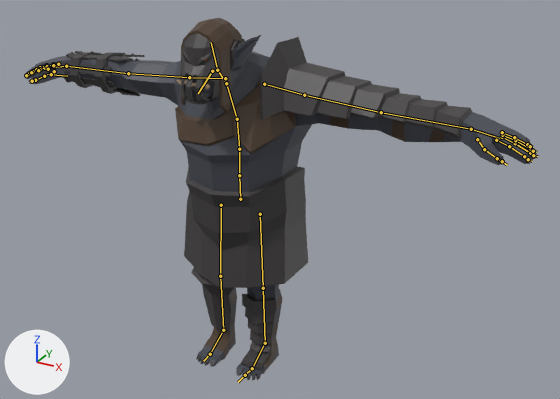
An edit to the FBX model Assets/polyperfect/Low Poly Animated Fantasy Creatures/Meshes/Orcs/SKM_Orc_Warrior.fbx, drawn before and after from the same camera.
Both versions are drawn from a 50 mm lens placed at (2.46, -3.97, 3.21), pointed at (0.21, 0.12, 1.16). The axes (+X, +Y, +Z) are drawn at lower left. The lights are the same throughout. The older version comes first. The bones that change, and the others that lie on the model, are drawn over the model as lines.

Names of what the first picture shows: 'SK_Orc_Warrior'.
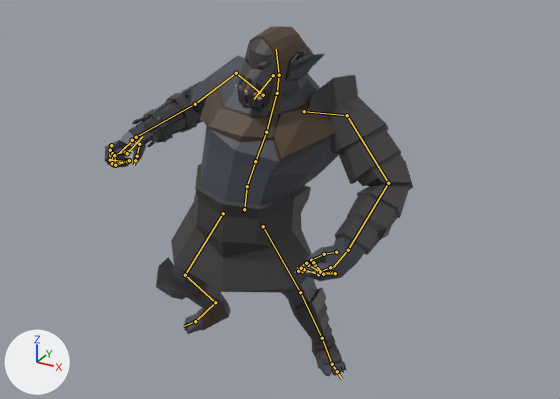
The newer file adds an action. The first version stands in its rest pose; the second is drawn at frame 4 of the action 'orc_warrior_hit'.

Where the change shows, as pixel boxes [x1, y1, x2, y2] in the pictures (560 x 399 px):
'SK_Orc_Warrior', posed (39% narrower): before [26, 18, 535, 381]; after [105, 26, 413, 376]
bone 'Hips', root to tip: before (240, 199) to (239, 175); after (244, 209) to (247, 186)
bone 'Spine', root to tip: before (239, 175) to (239, 149); after (247, 186) to (255, 161)
bone 'Spine1', root to tip: before (239, 149) to (237, 119); after (255, 161) to (266, 132)
bone 'Spine2', root to tip: before (237, 119) to (226, 83); after (266, 132) to (277, 92)
bone 'Neck', root to tip: before (226, 83) to (217, 70); after (277, 93) to (279, 75)
bone 'Head', root to tip: before (217, 70) to (211, 42); after (279, 75) to (276, 49)
bone 'jaw', root to tip: before (212, 71) to (198, 93); after (273, 75) to (254, 99)
bone 'LeftShoulder', root to tip: before (264, 84) to (304, 95); after (304, 111) to (347, 115)
bone 'LeftArm', root to tip: before (304, 95) to (381, 112); after (347, 115) to (388, 183)
bone 'LeftForeArm', root to tip: before (381, 112) to (471, 129); after (388, 183) to (348, 250)
bone 'LeftHand', root to tip: before (471, 129) to (499, 138); after (348, 250) to (331, 269)
bone 'LeftHandThumb1', root to tip: before (477, 139) to (484, 149); after (336, 252) to (324, 254)
bone 'LeftHandIndex1', root to tip: before (496, 140) to (509, 146); after (330, 267) to (318, 272)
bone 'LeftHandIndex2', root to tip: before (509, 146) to (524, 156); after (318, 272) to (302, 271)
bone 'LeftHandMiddle1', root to tip: before (502, 137) to (515, 143); after (331, 272) to (318, 274)
bone 'LeftHandMiddle2', root to tip: before (515, 143) to (530, 153); after (318, 274) to (304, 269)
bone 'LeftHandRing1', root to tip: before (502, 135) to (515, 140); after (332, 273) to (320, 272)
bone 'LeftHandRing2', root to tip: before (515, 140) to (530, 149); after (320, 272) to (308, 265)
bone 'LeftHandPinky1', root to tip: before (502, 132) to (514, 137); after (335, 273) to (323, 274)
bone 'LeftHandPinky2', root to tip: before (514, 137) to (527, 144); after (323, 274) to (315, 265)
bone 'RightShoulder', root to tip: before (225, 78) to (189, 77); after (263, 95) to (236, 73)
bone 'RightArm', root to tip: before (189, 77) to (128, 73); after (236, 73) to (195, 104)
bone 'RightForeArm', root to tip: before (128, 73) to (66, 66); after (195, 104) to (136, 137)
bone 'RightHand', root to tip: before (66, 66) to (51, 67); after (136, 137) to (119, 153)
bone 'RightHandThumb1', root to tip: before (54, 71) to (44, 76); after (132, 140) to (139, 144)
bone 'RightHandThumb2', root to tip: before (44, 76) to (35, 80); after (139, 144) to (137, 156)
bone 'RightHandIndex1', root to tip: before (45, 68) to (36, 70); after (111, 145) to (110, 154)
bone 'RightHandIndex2', root to tip: before (36, 69) to (28, 74); after (110, 155) to (125, 152)
bone 'RightHandMiddle1', root to tip: before (46, 65) to (40, 67); after (110, 150) to (110, 160)
bone 'RightHandMiddle2', root to tip: before (40, 67) to (33, 71); after (110, 160) to (124, 161)
bone 'RightHandRing1', root to tip: before (53, 64) to (47, 66); after (112, 153) to (112, 163)
bone 'RightHandRing2', root to tip: before (47, 66) to (40, 69); after (112, 163) to (125, 161)
bone 'RightHandPinky1', root to tip: before (58, 64) to (53, 65); after (114, 155) to (115, 165)
bone 'RightHandPinky2', root to tip: before (53, 65) to (48, 68); after (115, 165) to (127, 161)
bone 'LeftUpLeg', root to tip: before (260, 214) to (263, 288); after (263, 226) to (300, 292)
bone 'LeftLeg', root to tip: before (263, 288) to (265, 343); after (300, 292) to (322, 338)
bone 'LeftFoot', root to tip: before (265, 343) to (252, 368); after (322, 338) to (332, 364)
bone 'RightUpLeg', root to tip: before (221, 205) to (220, 276); after (223, 213) to (185, 275)
bone 'RightLeg', root to tip: before (220, 276) to (223, 330); after (185, 275) to (215, 302)
bone 'RightFoot', root to tip: before (223, 330) to (210, 354); after (215, 302) to (195, 321)

The change in detail:
Bone 'Hips' (bone_hips) moves from (0.0, 0.0, 0.0) to (0.015, -0.081, -0.023).
Bone 'Hips' (bone_hips) turns from (0, 0, 0) to (-4, 3, -7) degrees about its own x, y and z.
Bone 'Spine' (bone_spine) turns from (0, 0, 0) to (-5, -1, -9) degrees about its own x, y and z.
Bone 'Spine1' (bone_spine1) turns from (0, 0, 0) to (-11, -3, 1) degrees about its own x, y and z.
Bone 'Spine2' (bone_spine2) turns from (0, 0, 0) to (-5, 3, -1) degrees about its own x, y and z.
Bone 'Neck' (bone_neck) turns from (0, 0, 0) to (0, 4, 1) degrees about its own x, y and z.
Bone 'Head' (bone_head) turns from (0, 0, 0) to (25, -22, 1) degrees about its own x, y and z.
Bone 'jaw' (bone_jaw) turns from (0, 0, 0) to (14, -1, -1) degrees about its own x, y and z.
Bone 'LeftShoulder' (bone_leftshoulder) turns from (0, 0, 0) to (-25, -14, 8) degrees about its own x, y and z.
Bone 'LeftArm' (bone_leftarm) turns from (0, 0, 0) to (91, 45, 59) degrees about its own x, y and z.
Bone 'LeftForeArm' (bone_leftforearm) turns from (0, 0, 0) to (1, -3, 63) degrees about its own x, y and z.
Bone 'LeftHand' (bone_lefthand) turns from (0, 0, 0) to (22, -67, -6) degrees about its own x, y and z.
Bone 'LeftHandThumb1' (bone_lefthandthumb1) turns from (0, 0, 0) to (19, 2, -10) degrees about its own x, y and z.
Bone 'LeftHandIndex1' (bone_lefthandindex1) turns from (0, 0, 0) to (17, -8, 8) degrees about its own x, y and z.
Bone 'LeftHandIndex2' (bone_lefthandindex2) turns from (0, 0, 0) to (16, -17, -5) degrees about its own x, y and z.
Bone 'LeftHandMiddle1' (bone_lefthandmiddle1) turns from (0, 0, 0) to (32, -7, 4) degrees about its own x, y and z.
Bone 'LeftHandMiddle2' (bone_lefthandmiddle2) turns from (0, 0, 0) to (22, 0, 0) degrees about its own x, y and z.
Bone 'LeftHandRing1' (bone_lefthandring1) turns from (0, 0, 0) to (49, -1, 7) degrees about its own x, y and z.
Bone 'LeftHandRing2' (bone_lefthandring2) turns from (0, 0, 0) to (19, 0, 0) degrees about its own x, y and z.
Bone 'LeftHandPinky1' (bone_lefthandpinky1) turns from (0, 0, 0) to (38, -1, 15) degrees about its own x, y and z.
Bone 'LeftHandPinky2' (bone_lefthandpinky2) turns from (0, 0, 0) to (45, 0, 0) degrees about its own x, y and z.
Bone 'RightShoulder' (bone_rightshoulder) moves from (0.0, 0.0, 0.0) to (-0.013, 0.029, 0.009).
Bone 'RightShoulder' (bone_rightshoulder) turns from (0, 0, 0) to (-21, 20, 5) degrees about its own x, y and z.
Bone 'RightArm' (bone_rightarm) turns from (0, 0, 0) to (79, -55, -25) degrees about its own x, y and z.
Bone 'RightForeArm' (bone_rightforearm) turns from (0, 0, 0) to (1, 3, -75) degrees about its own x, y and z.
Bone 'RightHand' (bone_righthand) turns from (0, 0, 0) to (5, 28, 2) degrees about its own x, y and z.
Bone 'RightHandThumb1' (bone_righthandthumb1) turns from (0, 0, 0) to (52, 20, -16) degrees about its own x, y and z.
Bone 'RightHandThumb2' (bone_righthandthumb2) turns from (0, 0, 0) to (-15, 0, 54) degrees about its own x, y and z.
Bone 'RightHandIndex1' (bone_righthandindex1) moves from (0.0, 0.0, 0.0) to (-0.008, 0.017, -0.046).
Bone 'RightHandIndex1' (bone_righthandindex1) turns from (0, 0, 0) to (32, 8, 2) degrees about its own x, y and z.
Bone 'RightHandIndex2' (bone_righthandindex2) turns from (0, 0, 0) to (97, 0, 0) degrees about its own x, y and z.
Bone 'RightHandMiddle1' (bone_righthandmiddle1) moves from (0.0, 0.0, 0.0) to (-0.007, 0.018, -0.035).
Bone 'RightHandMiddle1' (bone_righthandmiddle1) turns from (0, 0, 0) to (34, 7, 1) degrees about its own x, y and z.
Bone 'RightHandMiddle2' (bone_righthandmiddle2) turns from (0, 0, 0) to (76, 0, 0) degrees about its own x, y and z.
Bone 'RightHandRing1' (bone_righthandring1) moves from (0.0, 0.0, 0.0) to (-0.005, 0.018, -0.032).
Bone 'RightHandRing1' (bone_righthandring1) turns from (0, 0, 0) to (36, 6, 0) degrees about its own x, y and z.
Bone 'RightHandRing2' (bone_righthandring2) turns from (0, 0, 0) to (90, 0, 0) degrees about its own x, y and z.
Bone 'RightHandPinky1' (bone_righthandpinky1) moves from (0.0, 0.0, 0.0) to (-0.004, 0.017, -0.032).
Bone 'RightHandPinky1' (bone_righthandpinky1) turns from (0, 0, 0) to (41, 5, -2) degrees about its own x, y and z.
Bone 'RightHandPinky2' (bone_righthandpinky2) turns from (0, 0, 0) to (93, 0, 0) degrees about its own x, y and z.
Bone 'LeftUpLeg' (bone_leftupleg) turns from (0, 0, 0) to (-16, -45, 43) degrees about its own x, y and z.
Bone 'LeftLeg' (bone_leftleg) turns from (0, 0, 0) to (-13, 0, 2) degrees about its own x, y and z.
Bone 'LeftFoot' (bone_leftfoot) turns from (0, 0, 0) to (1, -17, -18) degrees about its own x, y and z.
Bone 'RightUpLeg' (bone_rightupleg) turns from (0, 0, 0) to (11, 33, -13) degrees about its own x, y and z.
Bone 'RightLeg' (bone_rightleg) turns from (0, 0, 0) to (-59, 0, -2) degrees about its own x, y and z.
Bone 'RightFoot' (bone_rightfoot) turns from (0, 0, 0) to (20, 15, 7) degrees about its own x, y and z.
